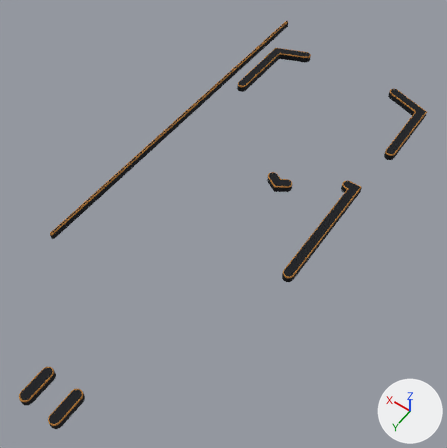
An edit to the COLLADA model Art/Models/premium/aurora-walls.dae, drawn before and after from the same camera.
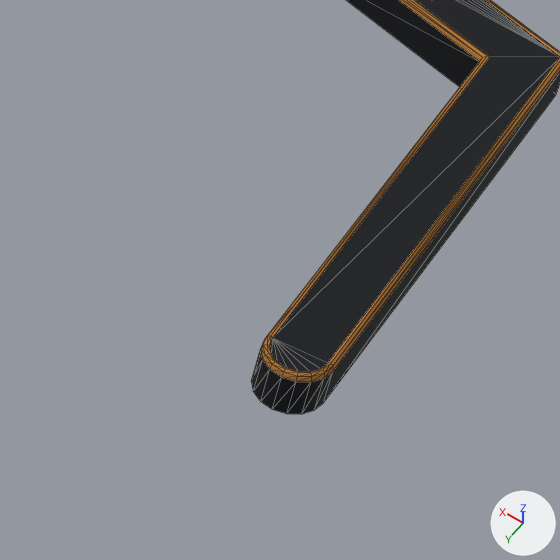
The first picture shows the older version from a 50 mm lens placed at (-0.89, 1.23, 1.84), pointed at (-0.02, 0.02, -0.06). The close-ups show the older and then the newer version on the part from 78% to 95% of the width and 23% to 40% of the height of that picture. Only the edits that show in the close-ups are written down. Arrows for +X, +Y and +Z are at lower right; the lights stay in place. The close-ups show mesh edges as thin lines. Vertices at exactly the same position are counted once.

Objects in the first close-up: 'accent', 'cabinet_shell'.
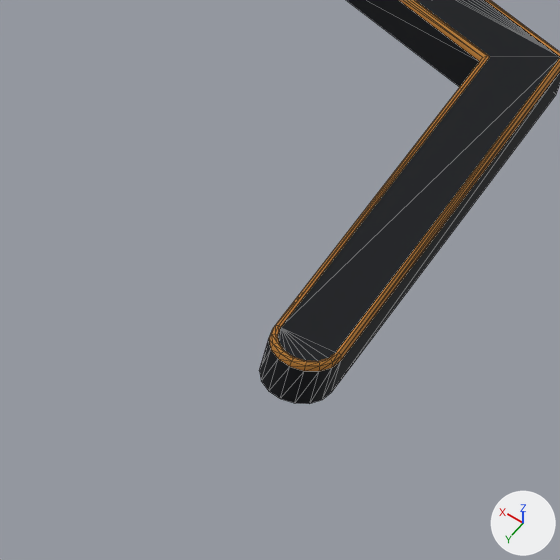
Changed parts and their boxes [x1, y1, x2, y2] in the close-ups (560 x 560 px; the box of a moved part takes in the faces that stretch with it):
'cabinet_shell', reshaped
    before: [251, 0, 560, 414]
    after: [259, 0, 560, 404]
'accent', reshaped
    before: [261, 0, 560, 382]
    after: [269, 0, 560, 371]
part 1 of me_cabinet_shell, moved or reshaped
    before: [251, 338, 327, 414]
    after: [259, 111, 531, 404]
part 2 of me_accent, moved or reshaped
    before: [261, 290, 330, 382]
    after: [269, 109, 531, 371]

The change, as a list of edits to the scene's bpy script:
```text
Change me_cabinet_shell:
    used by ob_cabinet_shell; location = (0.0, 0.0, 0.0)
    remove me_cabinet_shell.from_pydata(...)  # 402 vertices, 388 faces; spans x -0.42..0.43, y -1.16..0.99, z 0.0..0.03
    add me_cabinet_shell.from_pydata(...)  # 486 vertices, 472 faces; spans x -0.42..0.43, y -1.16..0.98, z 0.0..0.03
    me_cabinet_shell part 1: 1 vertex moved from x -0.4, y -0.61, z 0.03 to x -0.39, y -0.63, z 0.03; 15 vertices removed from x -0.42..-0.38, y -0.62..-0.61, z 0.0..0.03; 15 vertices added at x -0.42..-0.38, y -0.64..-0.62, z 0.0..0.03
    other edits to the shape of me_cabinet_shell do not show in these pictures
Change me_accent:
    used by ob_accent; location = (0.0, 0.0, 0.0)
    remove me_accent.from_pydata(...)  # 536 vertices, 804 faces; spans x -0.42..0.43, y -1.16..0.99, z 0.03
    add me_accent.from_pydata(...)  # 648 vertices, 972 faces; spans x -0.42..0.43, y -1.16..0.98, z 0.03
    me_accent part 2: 2 vertices moved within x -0.39, y -0.62, z 0.03; 22 vertices removed from x -0.42..-0.38, y -0.63..-0.61, z 0.03; 22 vertices added at x -0.42..-0.38, y -0.64..-0.62, z 0.03
    other edits to the shape of me_accent do not show in these pictures
```
